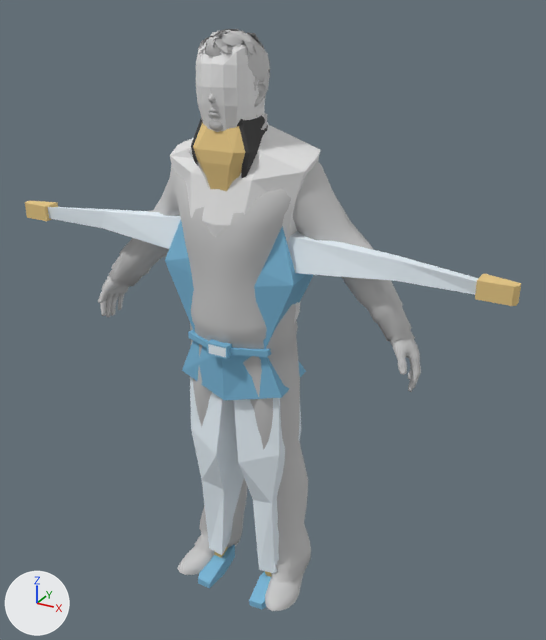
Before and after pictures for a commit that changed the FBX model Models/Waterbender.FBX.
Camera for both pictures: a 50 mm lens placed at (1.122, -1.836, 1.932), pointed at (0.063, 0.089, 0.97). Arrows for +X, +Y and +Z are at lower left; the lights stay in place. Where no turn or scale is listed for an object, it has been applied to the vertices.

In view in the first picture: 'CMan0002-M3-Body', 'CMan0002-M3-Hair', 'Head', 'Waterbender'.
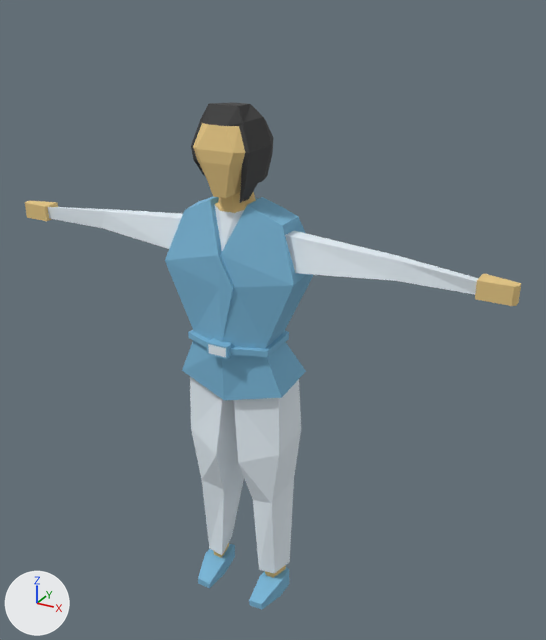
Where the newer file only moved an object's origin or applied its transform, the numbers keep the older frame.

Pixel boxes (x1, y1, x2, y2) of what changed, in the pictures (546 x 640 px):
'CMan0002-M3-Body', deleted
    before: (98, 81, 421, 611)
    faces in mat_cman0002_m3_body (its picture is missing): (98, 113, 421, 611)
    faces in mat_cman0002_m3_head (its picture is missing): (208, 81, 267, 131)
'Head', deleted
    before: (170, 42, 320, 323)
'CMan0002-M3-Hair', deleted
    before: (198, 29, 270, 104)

Diff of the bpy script that builds the scene:
```diff
--- a/Models/Waterbender.FBX.py
+++ b/Models/Waterbender.FBX.py
@@ ob_cman0002_m3_hair @@
-ob_cman0002_m3_hair = bpy.data.objects.new('CMan0002-M3-Hair', me_mesh_001)
-ob_cman0002_m3_hair.location = (0.0, 0.008, 0.001)
@@ ob_cman0002_m3_body @@
-ob_cman0002_m3_body = bpy.data.objects.new('CMan0002-M3-Body', me_mesh)
-ob_cman0002_m3_body.location = (0.0, 0.0, 0.0)
@@ ob_head @@
-ob_head = bpy.data.objects.new('Head', me_mesh_002)
-ob_head.location = (0.0, 0.091, 1.697)
```
